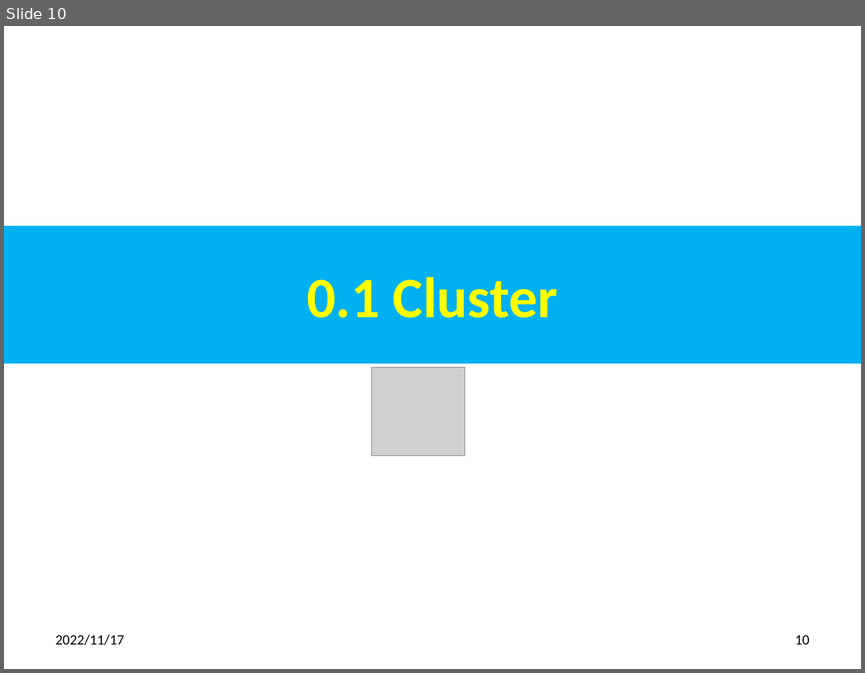
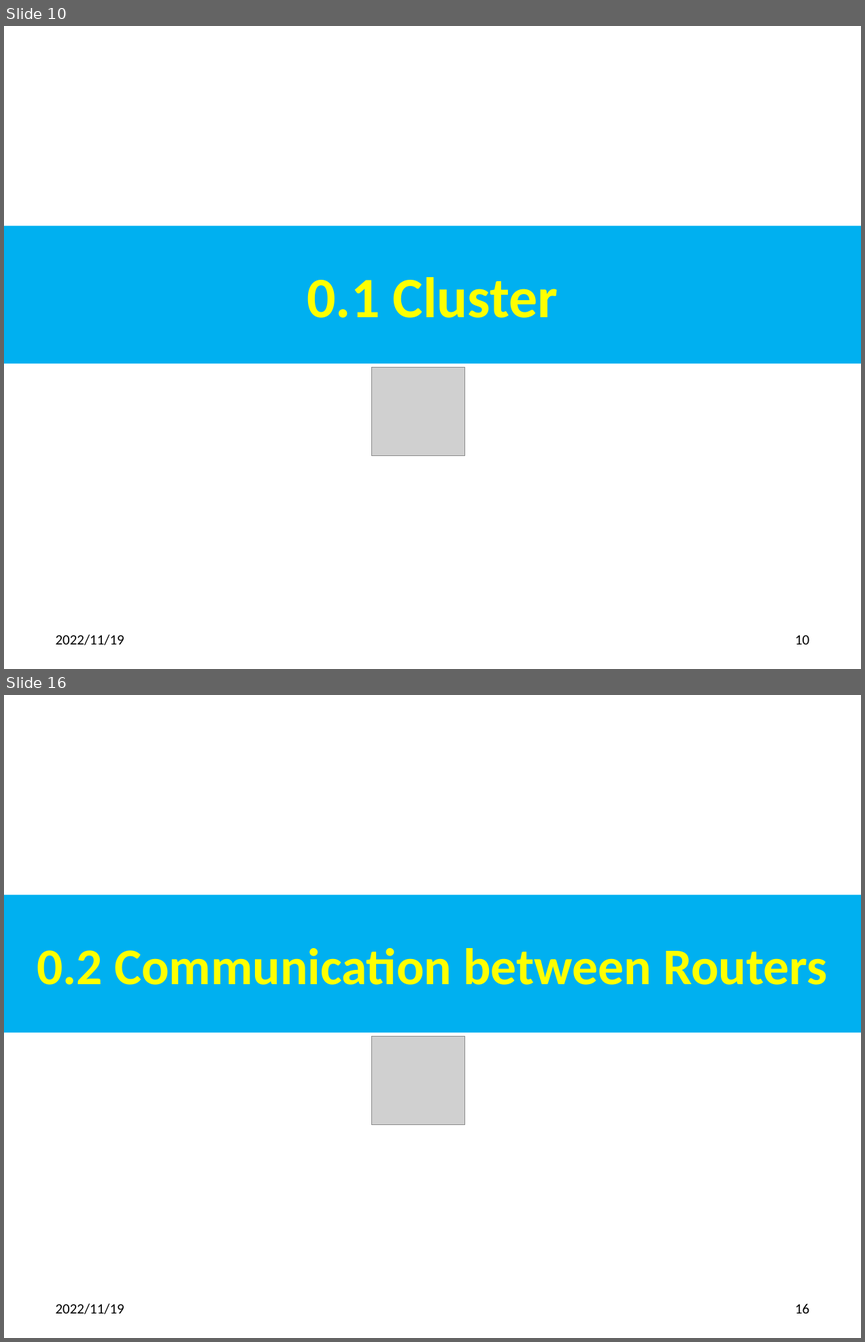
Before and after one commit to peterhchen/900_Kubernetes, a slide deck: 001_00_Install_Kubernetes.pptx. Shown one above the other, each under a label of ours: slide 10 before the commit, slides 10 and 16 after it; the slides between them are not shown. The pictures are 865x673 and 865x1342 pixels, drawn with LibreOffice and Linux fonts; fonts in the diff are those of the drawing; grey boxes stand for pictures. Boxes give left, top, right and bottom in pixels: in the first picture for what was removed or moved away, otherwise in the second. Text is boxed around its words. In the diff, an @@ line names an element or a change of style, - is before the commit and + after.

```diff
--- a/001_00_Install_Kubernetes.pptx
+++ b/001_00_Install_Kubernetes.pptx
@@ slide 16 added at [4,695,861,1338], background #FFFFFF @@
@@ title added at [4,895,861,1032], fill #00B0F0, 43.2 pt, text #FFFF00, bold @@
+0.2 Communication between Routers
@@ picture added at [372,1036,465,1124] @@
@@ text added at [56,1303,124,1314], 12 pt, text #000000 @@
+2022/11/19
@@ page number added at [795,1303,809,1313], 12 pt, text #000000 @@
+16
@@ slide 10 changed as well @@
@@ text at [56,634,124,645]: text changed @@
-2022/11/17
+2022/11/19
```
Also in this commit, not shown: 11 other slides changed, 11 other slides added.
